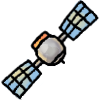
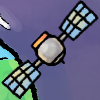
Two versions of the same layered image (100px x 100px). Layer-by-layer changes:
painted on "레이어 3" over [1,30,74,83]
painted on "레이어 6" over [32,31,69,68]
painted on "레이어 5" over [71,0,98,27]
showed "레이어 4" over [0,0,100,100]
hid "레이어 0" over [0,0,100,100]
